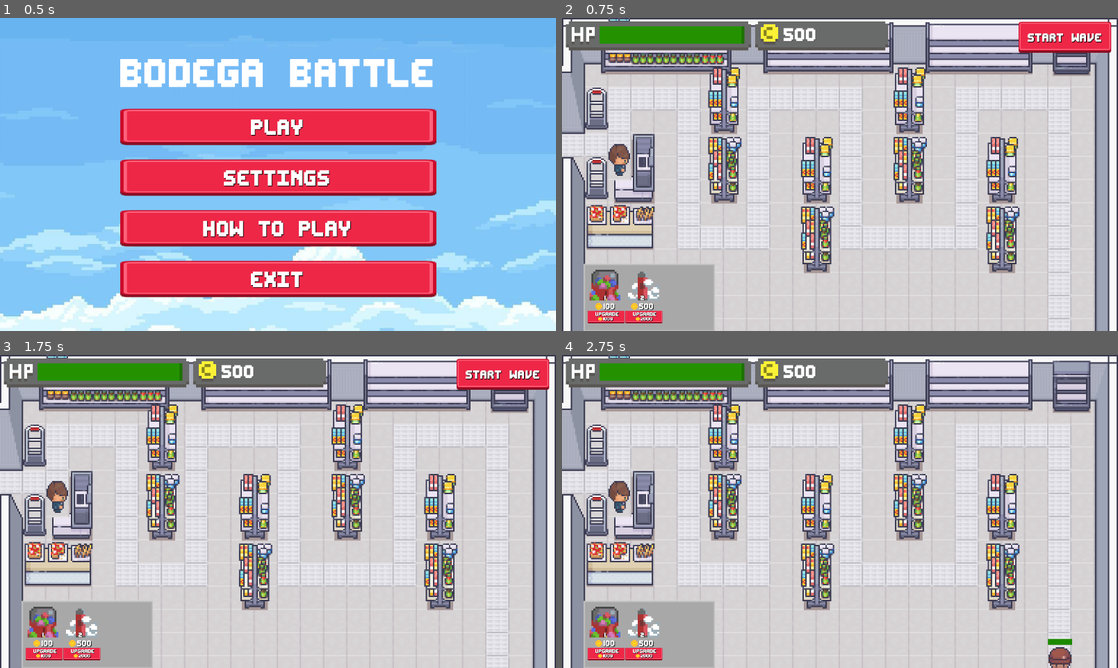
Above: before the commit, frames 1-4 (two rows, left to right).
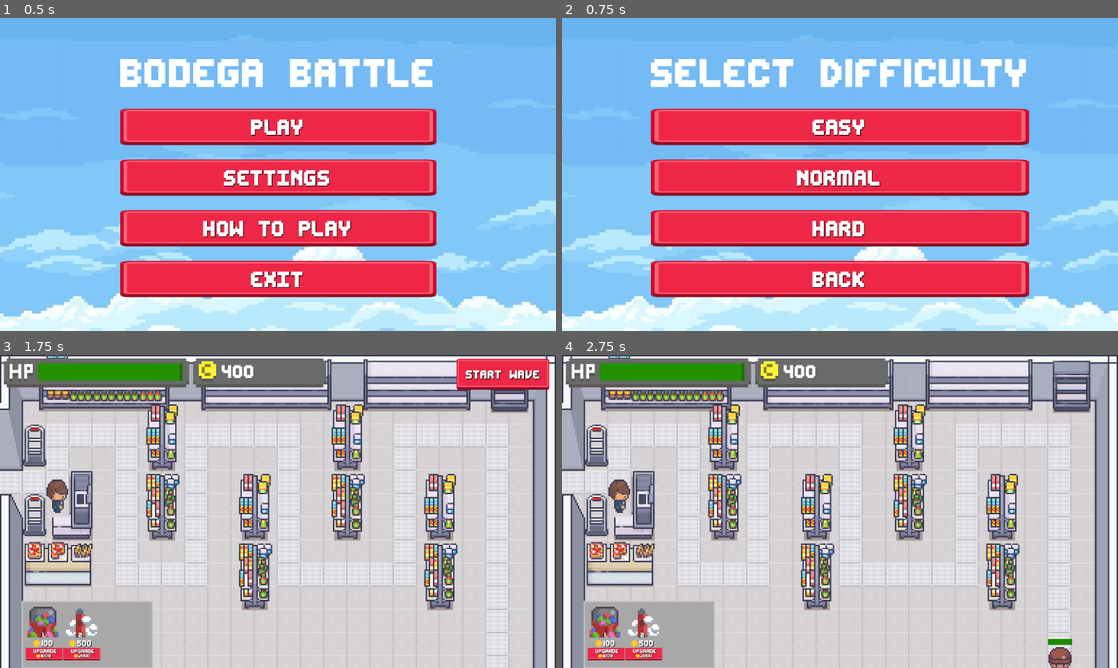
Above: after the commit, the same moments.

Repository: s27459-pj/bodega-battle
Game: Godot game, scene res://scene/scene_handler/scene_handler.tscn
Two runs of this game, one before a commit and one after it. Both use one fixed random seed, a clock stepped at 60 frames per second and the inputs below.
Inputs (mouse positions are in pixels of both pictures, inside the frame that each line leads up to):
- Up to frame 1 (0.5 s): no input
- Up to frame 2 (0.75 s): click "PLAY" at 0.5 s
- Up to frame 3 (1.75 s): click (278, 564) at 1.25 s, where only the run after the commit has a clickable "Hard"
- Up to frame 4 (2.75 s): click "Start Wave" at 2 s

Frame 1 is identical in both runs. In frame 2, 99% of the frame differs, in the area x 0-100%, y 0-100%; in frame 3, 0.1%; in frame 4, 0.1%.

Commit message:
Add a difficulty selection screen

Diff:
--- a/scene/level_main/global_vars.gd
+++ b/scene/level_main/global_vars.gd
@@ -3,6 +3,10 @@
 # Enemy
 @export var gum_turret_price = 100
 @export var vape_turret_price = 500
+
+# Difficulty
+@export var enemy_damage_multiplier = 1.0
+@export var turret_damage_multiplier = 1.0
 
 # UI
 @export var starting_money = 500;
--- /dev/null
+++ b/scene/menu/difficulty_select.tscn
@@ -0,0 +1,187 @@
+[gd_scene load_steps=6 format=3 uid="uid://d053nfo8m8tdg"]
+
+[ext_resource type="Texture2D" uid="uid://c0dui71k3ceeq" path="res://assets/UI/background/cloud-pixel-background.jpg" id="2_ssp08"]
+[ext_resource type="FontFile" uid="uid://cuq6cgihu0i06" path="res://assets/UI/fonts/editundo.ttf" id="3_3vu0k"]
+[ext_resource type="Texture2D" uid="uid://ylmf3f531jhh" path="res://assets/UI/button/button_rectangle_depth_flat.png" id="4_sqids"]
+[ext_resource type="Texture2D" uid="uid://crpsobwbvnmo0" path="res://assets/UI/button/button_rectangle_depth_gradient.png" id="5_oruyx"]
+
+[sub_resource type="GDScript" id="GDScript_turkl"]
+script/source = "extends Control
+
+
+func _on_easy_button_pressed() -> void:
+	pass # Replace with function body.
+
+
+func _on_normal_button_pressed() -> void:
+	pass # Replace with function body.
+
+
+func _on_hard_button_pressed() -> void:
+	pass # Replace with function body.
+
+
+func start_game() -> void:
+	pass
+"
+
+[node name="DifficultySelect" type="Control"]
+layout_mode = 3
+anchors_preset = 15
+anchor_right = 1.0
+anchor_bottom = 1.0
+grow_horizontal = 2
+grow_vertical = 2
+script = SubResource("GDScript_turkl")
+
+[node name="Background" type="TextureRect" parent="."]
+layout_mode = 1
+anchors_preset = 15
+anchor_right = 1.0
+anchor_bottom = 1.0
+offset_left = -384.0
+offset_top = -156.0
+offset_right = 384.0
+offset_bottom = 156.0
+grow_horizontal = 2
+grow_vertical = 2
+texture = ExtResource("2_ssp08")
+
+[node name="MarginContainer" type="MarginContainer" parent="."]
+layout_mode = 1
+anchors_preset = 15
+anchor_right = 1.0
+anchor_bottom = 1.0
+grow_horizontal = 2
+grow_vertical = 2
+theme_override_constants/margin_left = 50
+theme_override_constants/margin_top = 50
+theme_override_constants/margin_right = 50
+theme_override_constants/margin_bottom = 50
+
+[node name="VBoxContainer" type="VBoxContainer" parent="MarginContainer"]
+custom_minimum_size = Vector2(500, 500)
+layout_mode = 2
+size_flags_horizontal = 4
+theme_override_constants/separation = 30
+alignment = 1
+
+[node name="Label" type="Label" parent="MarginContainer/VBoxContainer"]
+custom_minimum_size = Vector2(0, 50)
+layout_mode = 2
+theme_override_fonts/font = ExtResource("3_3vu0k")
+theme_override_font_sizes/font_size = 100
+text = "Select Difficulty"
+horizontal_alignment = 1
+
+[node name="EasyButton" type="TextureButton" parent="MarginContainer/VBoxContainer"]
+custom_minimum_size = Vector2(350, 75)
+layout_mode = 2
+texture_normal = ExtResource("4_sqids")
+texture_pressed = ExtResource("5_oruyx")
+ignore_texture_size = true
+stretch_mode = 0
+
+[node name="Label" type="Label" parent="MarginContainer/VBoxContainer/EasyButton"]
+layout_mode = 1
+anchors_preset = 8
+anchor_left = 0.5
+anchor_top = 0.5
+anchor_right = 0.5
+anchor_bottom = 0.5
+offset_left = -93.0
+offset_top = -37.5
+offset_right = 90.0
+offset_bottom = 38.5
+grow_horizontal = 2
+grow_vertical = 2
+theme_override_colors/font_shadow_color = Color(0, 0, 0, 1)
+theme_override_fonts/font = ExtResource("3_3vu0k")
+theme_override_font_sizes/font_size = 55
+text = "Easy"
+horizontal_alignment = 1
+vertical_alignment = 1
+
+[node name="NormalButton" type="TextureButton" parent="MarginContainer/VBoxContainer"]
+custom_minimum_size = Vector2(350, 75)
+layout_mode = 2
+texture_normal = ExtResource("4_sqids")
+texture_pressed = ExtResource("5_oruyx")
+ignore_texture_size = true
+stretch_mode = 0
+
+[node name="Label" type="Label" parent="MarginContainer/VBoxContainer/NormalButton"]
+layout_mode = 1
+anchors_preset = 8
+anchor_left = 0.5
+anchor_top = 0.5
+anchor_right = 0.5
+anchor_bottom = 0.5
+offset_left = -93.0
+offset_top = -37.5
+offset_right = 90.0
+offset_bottom = 38.5
+grow_horizontal = 2
+grow_vertical = 2
+theme_override_colors/font_shadow_color = Color(0, 0, 0, 1)
+theme_override_fonts/font = ExtResource("3_3vu0k")
+theme_override_font_sizes/font_size = 55
+text = "Normal"
+horizontal_alignment = 1
+vertical_alignment = 1
+
+[node name="HardButton" type="TextureButton" parent="MarginContainer/VBoxContainer"]
+custom_minimum_size = Vector2(350, 75)
+layout_mode = 2
+texture_normal = ExtResource("4_sqids")
+texture_pressed = ExtResource("5_oruyx")
+ignore_texture_size = true
+stretch_mode = 0
+
+[node name="Label" type="Label" parent="MarginContainer/VBoxContainer/HardButton"]
+layout_mode = 1
+anchors_preset = 8
+anchor_left = 0.5
+anchor_top = 0.5
+anchor_right = 0.5
+anchor_bottom = 0.5
+offset_left = -93.0
+offset_top = -37.5
+offset_right = 90.0
+offset_bottom = 38.5
+grow_horizontal = 2
+grow_vertical = 2
+theme_override_colors/font_shadow_color = Color(0, 0, 0, 1)
+theme_override_fonts/font = ExtResource("3_3vu0k")
+theme_override_font_sizes/font_size = 55
+text = "Hard"
+horizontal_alignment = 1
+vertical_alignment = 1
+
+[node name="BackButton" type="TextureButton" parent="MarginContainer/VBoxContainer"]
+custom_minimum_size = Vector2(350, 75)
+layout_mode = 2
+texture_normal = ExtResource("4_sqids")
+texture_pressed = ExtResource("5_oruyx")
+ignore_texture_size = true
+stretch_mode = 0
+
+[node name="Label" type="Label" parent="MarginContainer/VBoxContainer/BackButton"]
+layout_mode = 1
+anchors_preset = 8
+anchor_left = 0.5
+anchor_top = 0.5
+anchor_right = 0.5
+anchor_bottom = 0.5
+offset_left = -93.0
+offset_top = -37.5
+offset_right = 90.0
+offset_bottom = 38.5
+grow_horizontal = 2
+grow_vertical = 2
+theme_override_colors/font_shadow_color = Color(0, 0, 0, 1)
+theme_override_fonts/font = ExtResource("3_3vu0k")
+theme_override_font_sizes/font_size = 55
+text = "Back"
+horizontal_alignment = 1
+vertical_alignment = 1
--- a/scene/scene_handler/scene_handler.gd
+++ b/scene/scene_handler/scene_handler.gd
@@ -4,18 +4,30 @@
 
 var click_sfx = preload("res://assets/audio/sound_effects/coin-collect-retro-8-bit-sound-effect-145251.mp3")
 
+enum Difficulty {
+	EASY,
+	NORMAL,
+	HARD,
+}
+
 func _ready():
 	$MainMenu.visible = true
+	$DifficultySelect.visible = false
 	$Settings.visible = false
 	$HowToPlay.visible = false
 
-	$MainMenu/MarginContainer/VBoxContainer/PlayButton.pressed.connect(on_new_game_pressed)
+	$MainMenu/MarginContainer/VBoxContainer/PlayButton.pressed.connect(func(): navigate("MainMenu", "DifficultySelect"))
 	$MainMenu/MarginContainer/VBoxContainer/ExitButton.pressed.connect(on_exit_pressed)
 	$MainMenu/MarginContainer/VBoxContainer/SettingsButton.pressed.connect(func(): navigate("MainMenu", "Settings"))
 	$MainMenu/MarginContainer/VBoxContainer/HowToPlayButton.pressed.connect(func(): navigate("MainMenu", "HowToPlay"))
 
+	$DifficultySelect/MarginContainer/VBoxContainer/EasyButton.pressed.connect(func(): start_new_game(Difficulty.EASY))
+	$DifficultySelect/MarginContainer/VBoxContainer/NormalButton.pressed.connect(func(): start_new_game(Difficulty.NORMAL))
+	$DifficultySelect/MarginContainer/VBoxContainer/HardButton.pressed.connect(func(): start_new_game(Difficulty.HARD))
+	$DifficultySelect/MarginContainer/VBoxContainer/BackButton.pressed.connect(func(): navigate("DifficultySelect", "MainMenu"))
+
 	$Settings/MarginContainer/VBoxContainer/BackButton.pressed.connect(func(): navigate("Settings", "MainMenu"))
-	$Settings/MarginContainer/VBoxContainer/VBoxContainer/Apply.pressed.connect(func():  button_click_sfx())
+	$Settings/MarginContainer/VBoxContainer/VBoxContainer/Apply.pressed.connect(func(): button_click_sfx())
 
 	$HowToPlay/MarginContainer/VBoxContainer/BackButton.pressed.connect(func(): navigate("HowToPlay", "MainMenu"))
 
@@ -23,9 +35,23 @@
 	$SFXPlayer.stream = click_sfx
 	$SFXPlayer.play()
 
-func on_new_game_pressed():
+func start_new_game(difficulty: Difficulty):
+	if difficulty == Difficulty.EASY:
+		GlobalVars.enemy_damage_multiplier = 0.8
+		GlobalVars.turret_damage_multiplier = 1.1
+		GlobalVars.starting_money = 600
+	elif difficulty == Difficulty.NORMAL:
+		GlobalVars.enemy_damage_multiplier = 1.0
+		GlobalVars.turret_damage_multiplier = 1.0
+		GlobalVars.starting_money = 500
+	elif difficulty == Difficulty.HARD:
+		GlobalVars.enemy_damage_multiplier = 1.2
+		GlobalVars.turret_damage_multiplier = 0.9
+		GlobalVars.starting_money = 400
+
 	button_click_sfx()
 	$MainMenu.queue_free()
+	$DifficultySelect.queue_free()
 	$Settings.queue_free()
 	$HowToPlay.queue_free()
 	load_new_game()
@@ -48,10 +74,10 @@
 	unload_game()
 	load_new_game()
 
-func navigate(node, node_to_go):
+func navigate(node_from, node_to):
 	button_click_sfx()
-	get_node(node).visible = false
-	get_node(node_to_go).visible = true
+	get_node(node_from).visible = false
+	get_node(node_to).visible = true
 
 func on_exit_pressed():
 	button_click_sfx()
--- a/scene/scene_handler/scene_handler.tscn
+++ b/scene/scene_handler/scene_handler.tscn
@@ -1,8 +1,9 @@
-[gd_scene load_steps=6 format=3 uid="uid://2bmnf1uhsevm"]
+[gd_scene load_steps=7 format=3 uid="uid://2bmnf1uhsevm"]
 
 [ext_resource type="Script" uid="uid://gf3ydq16c1qs" path="res://scene/scene_handler/scene_handler.gd" id="1_w3pf8"]
 [ext_resource type="PackedScene" uid="uid://bus2emdyfs04w" path="res://scene/menu/main_menu.tscn" id="2_4wdt3"]
 [ext_resource type="PackedScene" uid="uid://bhjhdfjt8assr" path="res://scene/menu/settings.tscn" id="3_28kyq"]
+[ext_resource type="PackedScene" uid="uid://d053nfo8m8tdg" path="res://scene/menu/difficulty_select.tscn" id="3_atkxh"]
 [ext_resource type="PackedScene" uid="uid://dogjahn0mqwcx" path="res://scene/menu/how_to_play.tscn" id="4_8hyp3"]
 [ext_resource type="AudioStream" uid="uid://c4565ylgva2lr" path="res://assets/audio/music/bag-of-rubber-bands-342985.mp3" id="5_8hyp3"]
 
@@ -12,6 +13,8 @@
 [node name="MainMenu" parent="." instance=ExtResource("2_4wdt3")]
 offset_left = 1.0
 offset_right = 1.0
+
+[node name="DifficultySelect" parent="." instance=ExtResource("3_atkxh")]
 
 [node name="Settings" parent="." instance=ExtResource("3_28kyq")]
 
